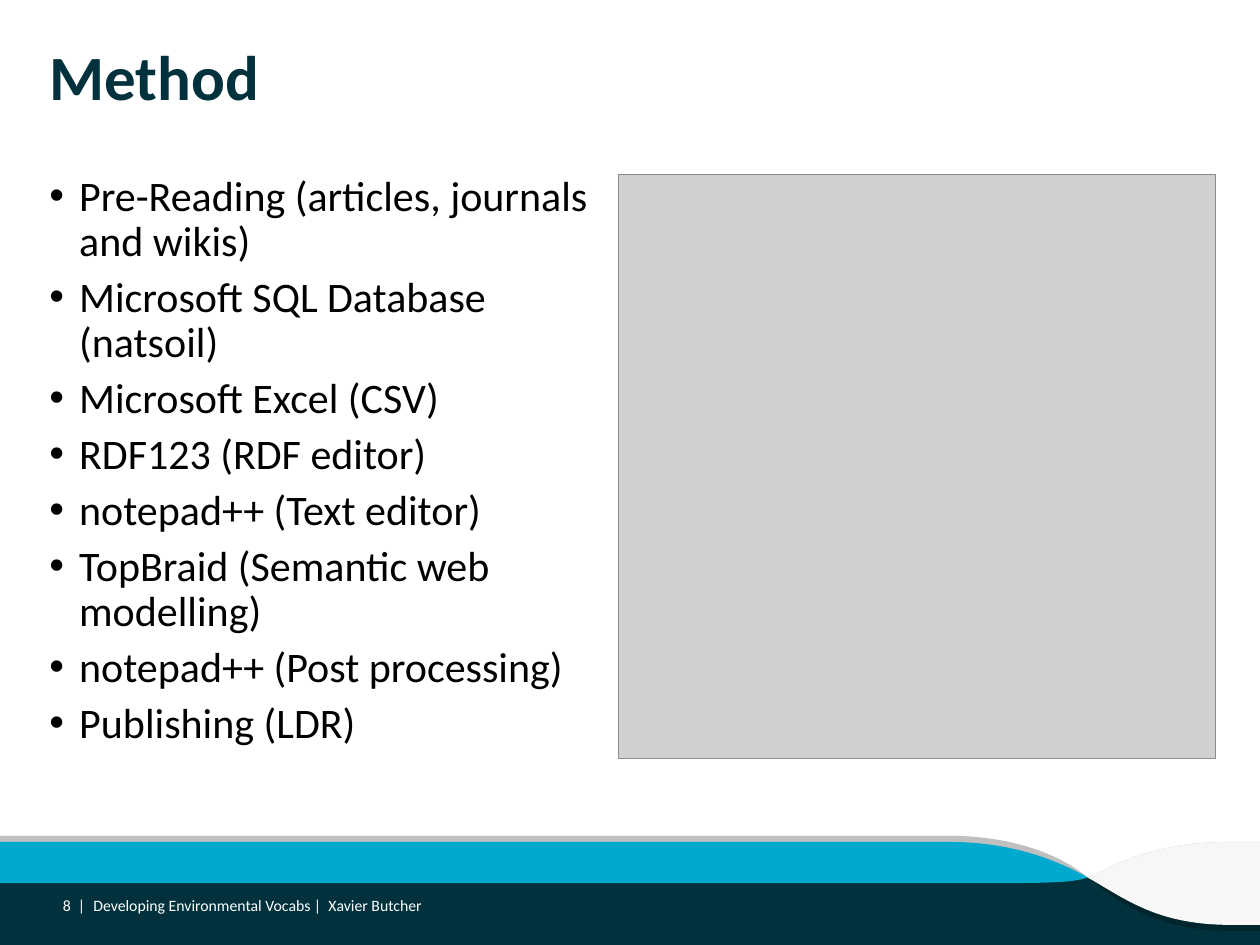
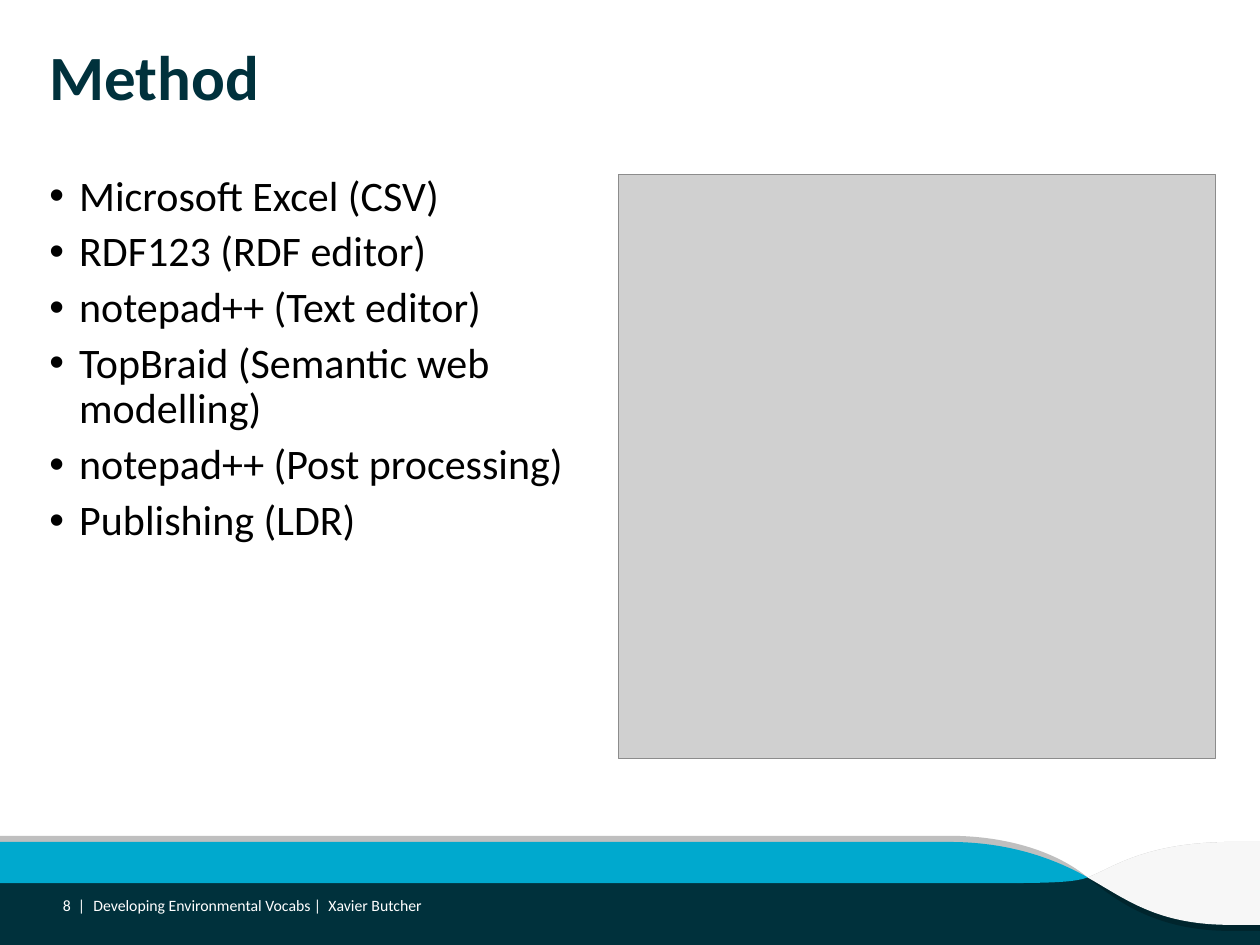
Before and after one commit to ANZSoilData/def-au-asls-substrate, a slide deck: slide 8 of Reports/Developing Environmental Vocabs.pptx. Drawn at 1260x945 pixels with LibreOffice and Linux fonts; fonts in the diff are those of the drawing; grey boxes stand for pictures; background and template pictures are left out. Boxes give left, top, right and bottom in pixels: in the first picture for what was removed or moved away, otherwise in the second. Text is boxed around its words. In the diff, an @@ line names an element or a change of style, - is before the commit and + after.

```diff
--- a/Reports/Developing Environmental Vocabs.pptx
+++ b/Reports/Developing Environmental Vocabs.pptx
@@ text at bbox=[79, 180, 587, 363]: paragraphs removed @@
-• Pre-Reading (articles, journals and wikis)
-• Microsoft SQL Database (natsoil)
```
Also in this commit, not shown: 6 other slides changed, 6 other files.
